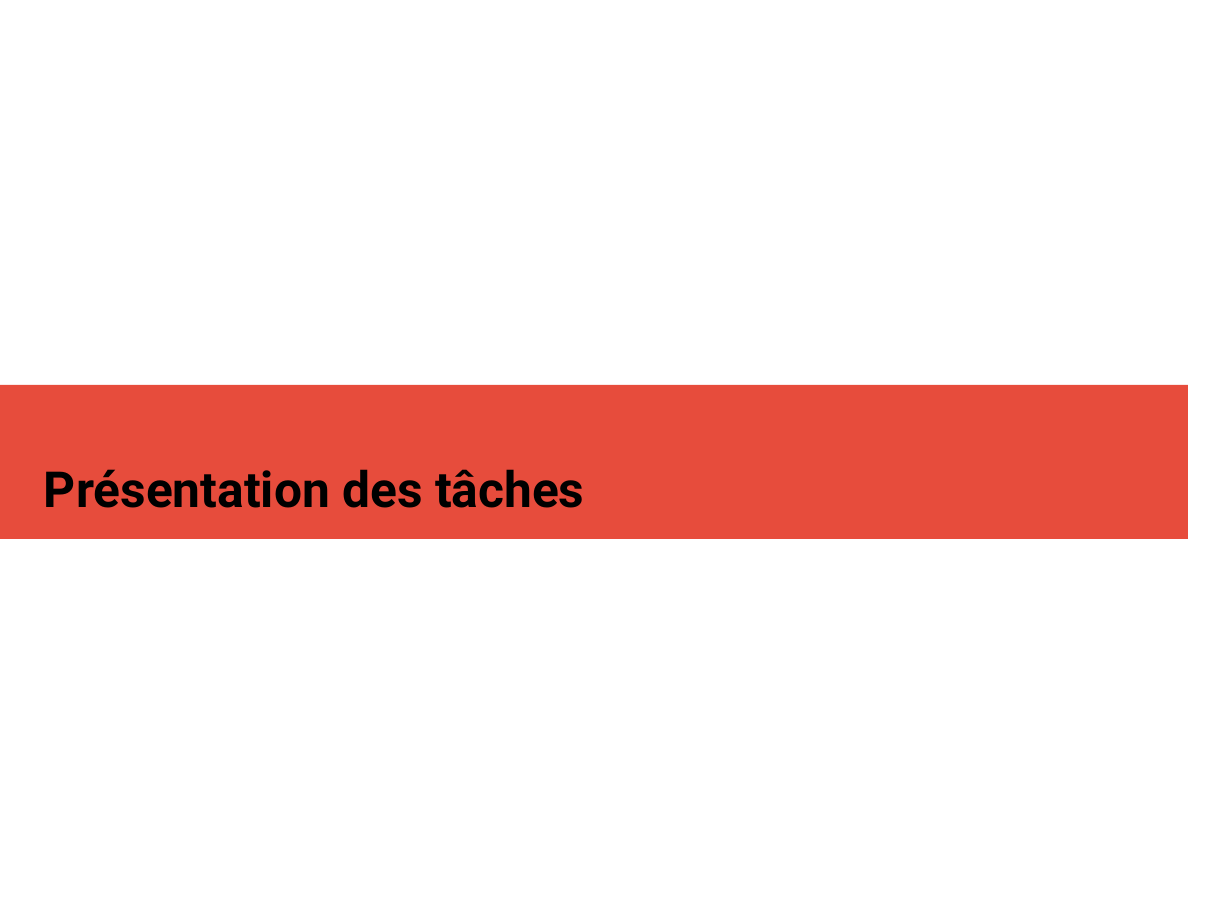
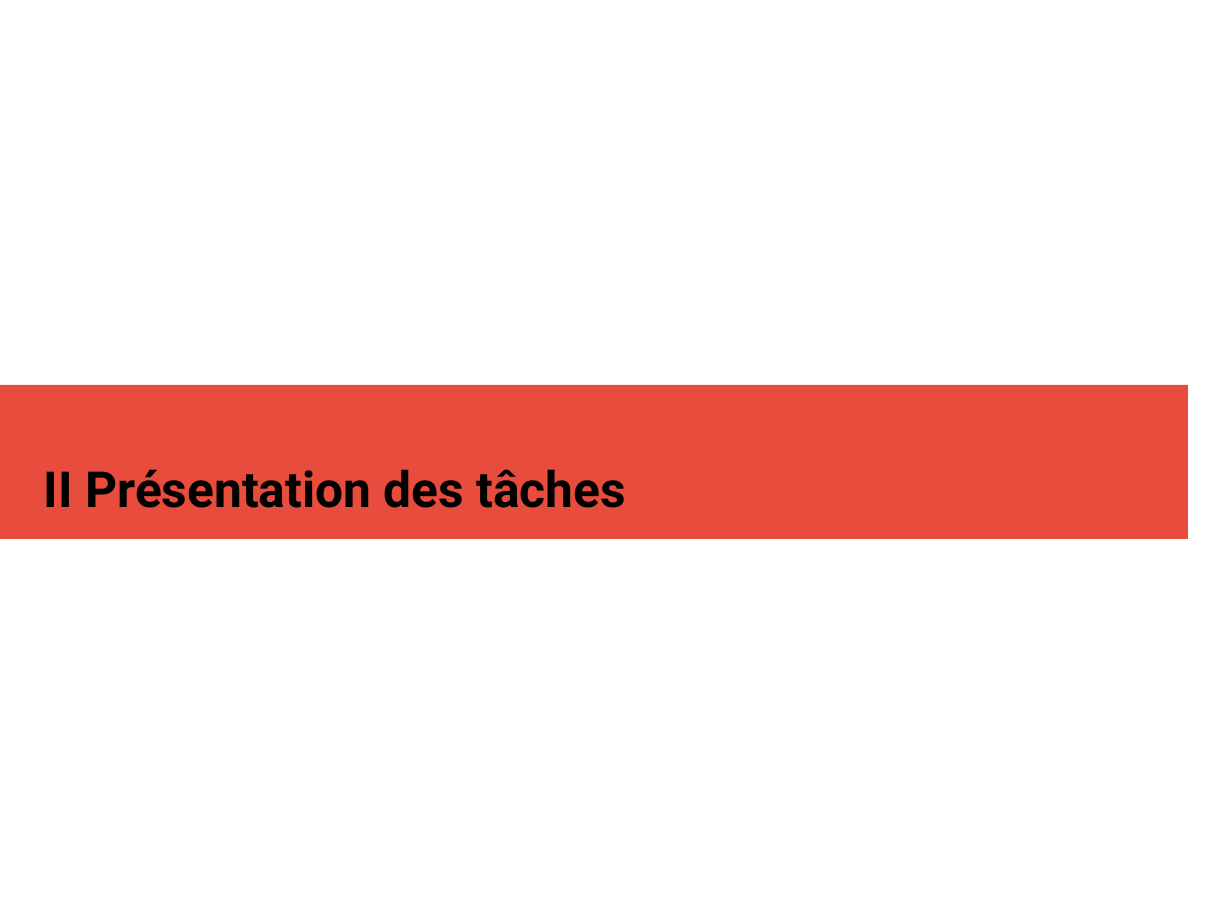
Before and after one commit to MezeretteBrice/Projet_Ronde, a slide deck: slide 6 of SOUTENANCE/Revue2/MezeretteBrice.odp (slide 4 before the commit). Drawn at 1232x924 pixels with LibreOffice and Linux fonts; fonts in the diff are those of the drawing. Boxes give left, top, right and bottom in pixels: in the first picture for what was removed or moved away, otherwise in the second. Text is boxed around its words. In the diff, an @@ line names an element or a change of style, - is before the commit and + after.

```diff
--- a/SOUTENANCE/Revue2/MezeretteBrice.odp
+++ b/SOUTENANCE/Revue2/MezeretteBrice.odp
@@ title at (44,469,625,508): text changed @@
-Présentation des tâches
+II Présentation des tâches
```
Also in this commit, not shown: 7 other slides changed, 2 slides added, 3 other files.
